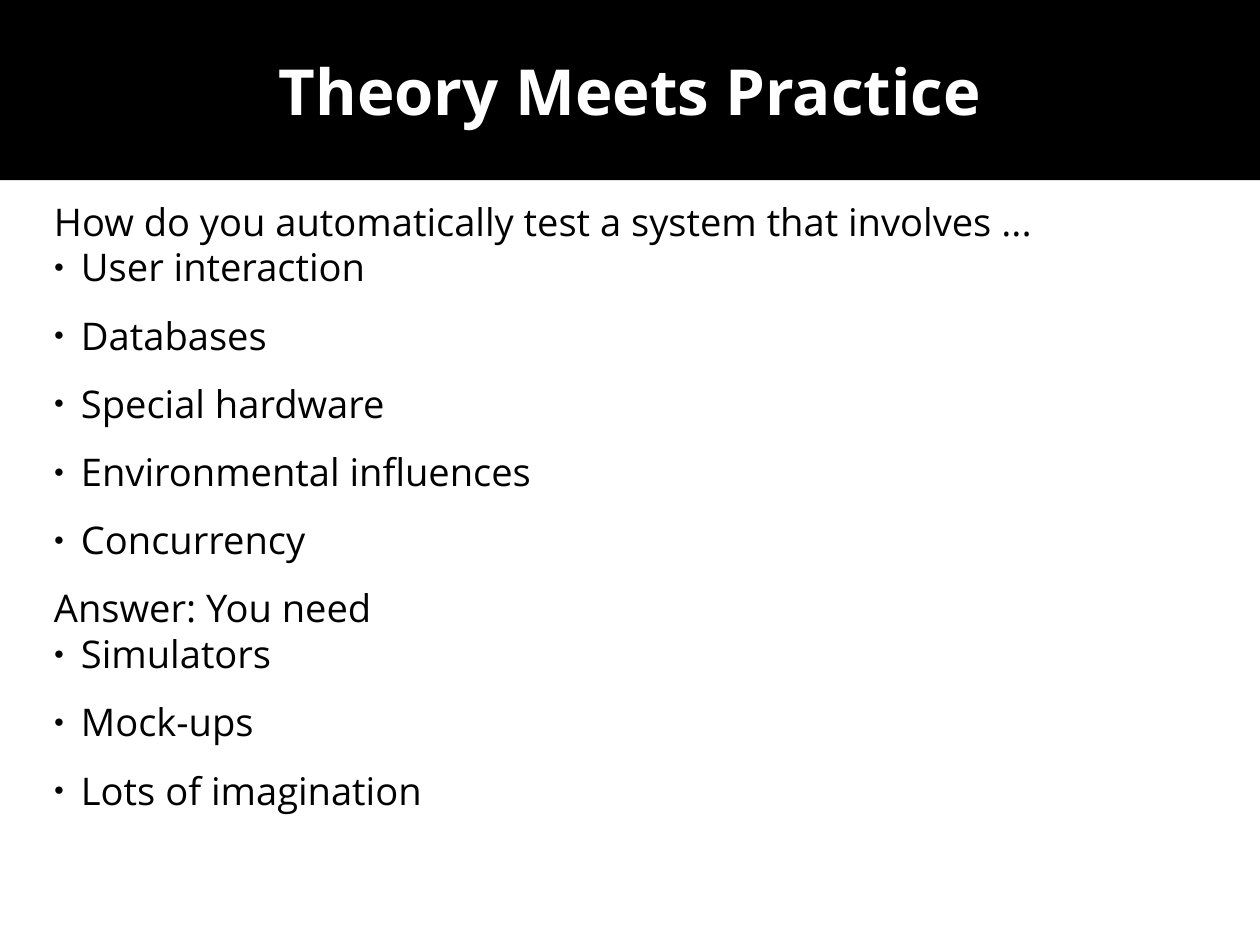
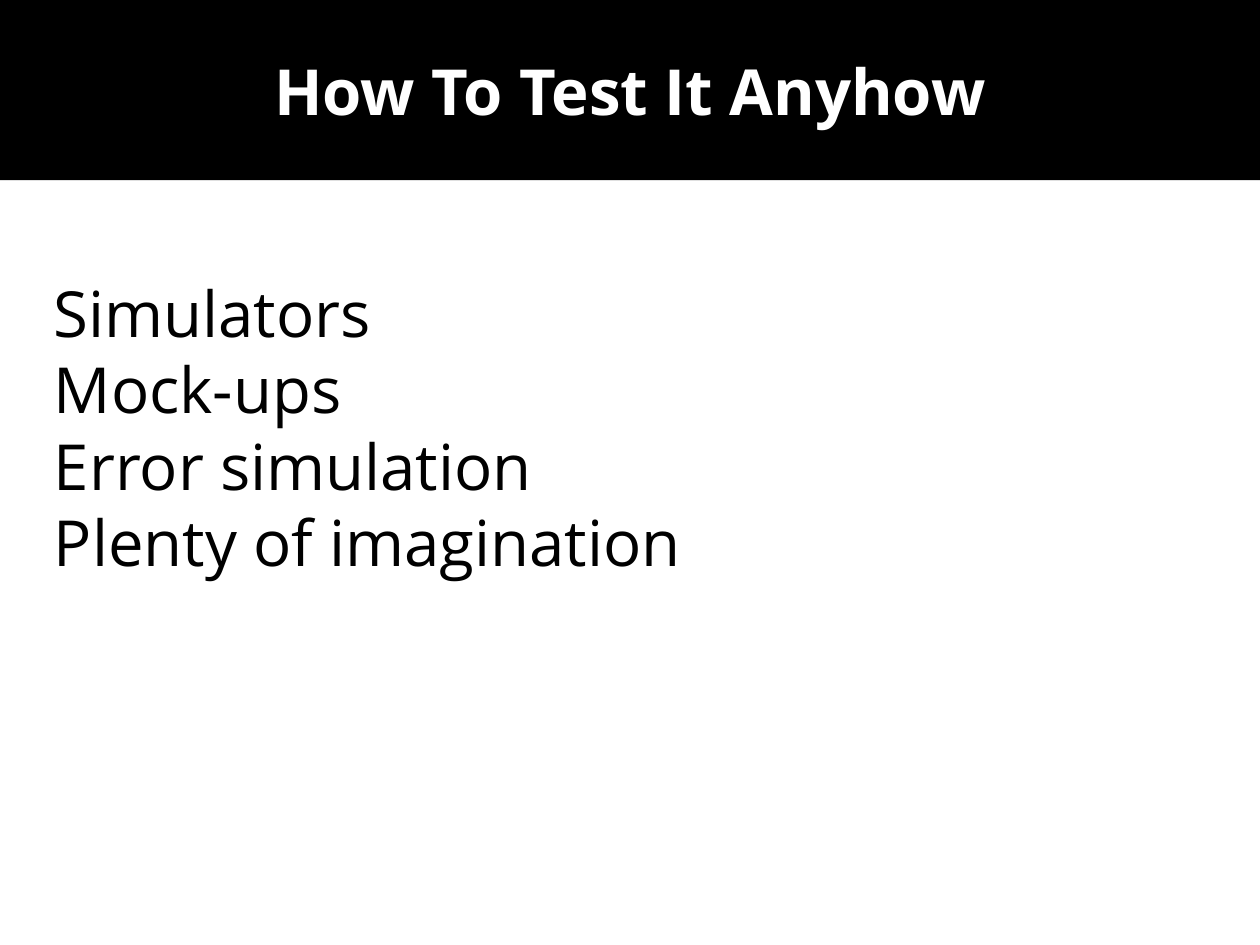
Before and after one commit to wolframroesler/Talks, a slide deck: slide 15 of tdd.odp (slide 13 before the commit). Drawn at 1260x945 pixels with LibreOffice and Linux fonts; fonts in the diff are those of the drawing. Boxes give left, top, right and bottom in pixels: in the first picture for what was removed or moved away, otherwise in the second. Text is boxed around its words. In the diff, an @@ line names an element or a change of style, - is before the commit and + after.

Commit message:
Dramatically shorten the text on the slides
This is a talk, not a blog post

```diff
--- a/tdd.odp
+++ b/tdd.odp
@@ subtitle at box(274, 66, 985, 131): text changed @@
-Theory Meets Practice
+How To Test It Anyhow
@@ text at box(54, 207, 991, 623): paragraphs removed @@
-How do you automatically test a system that involves ...
-● User interaction
-● Databases
-● Special hardware
-● Environmental influences
-● Concurrency
-Answer: You need
@@ text at box(54, 288, 371, 429): size 24 to 40 pt in "Simulators", "Mock-ups"; bullet ● to none; less space between paragraphs @@
@@ text at box(54, 441, 681, 582): text changed; size 24 to 40 pt @@
-● Lots of imagination
+Error simulation
+Plenty of imagination
```
Also in this commit, not shown: 13 other slides changed, 2 slides added.
